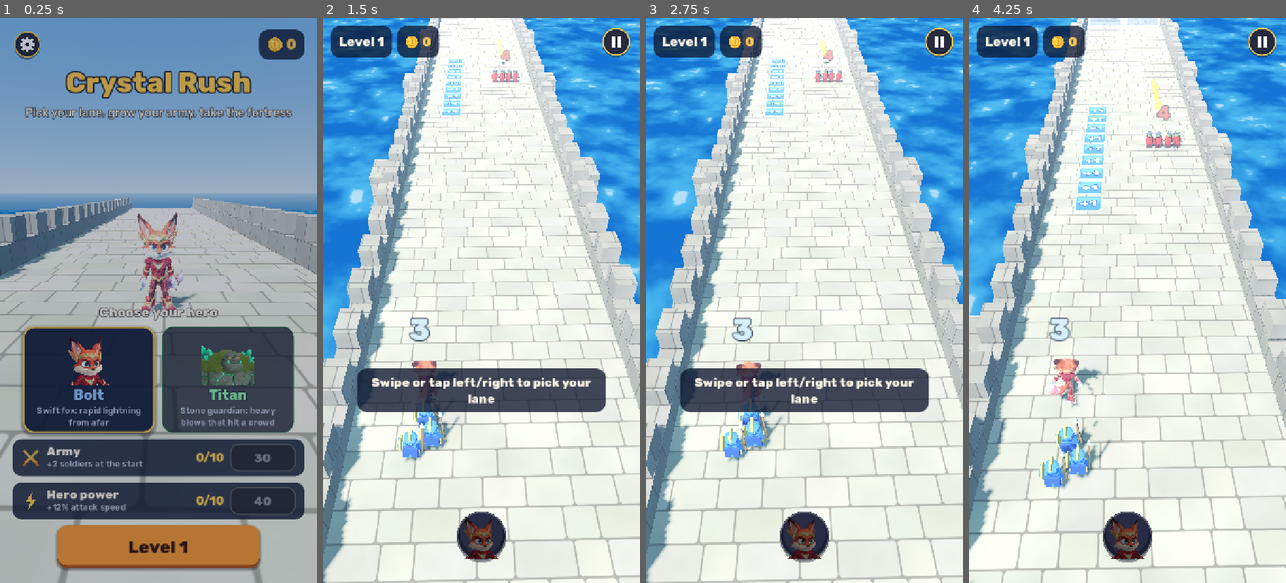
Above: before the commit, frames 1-4 (left to right).
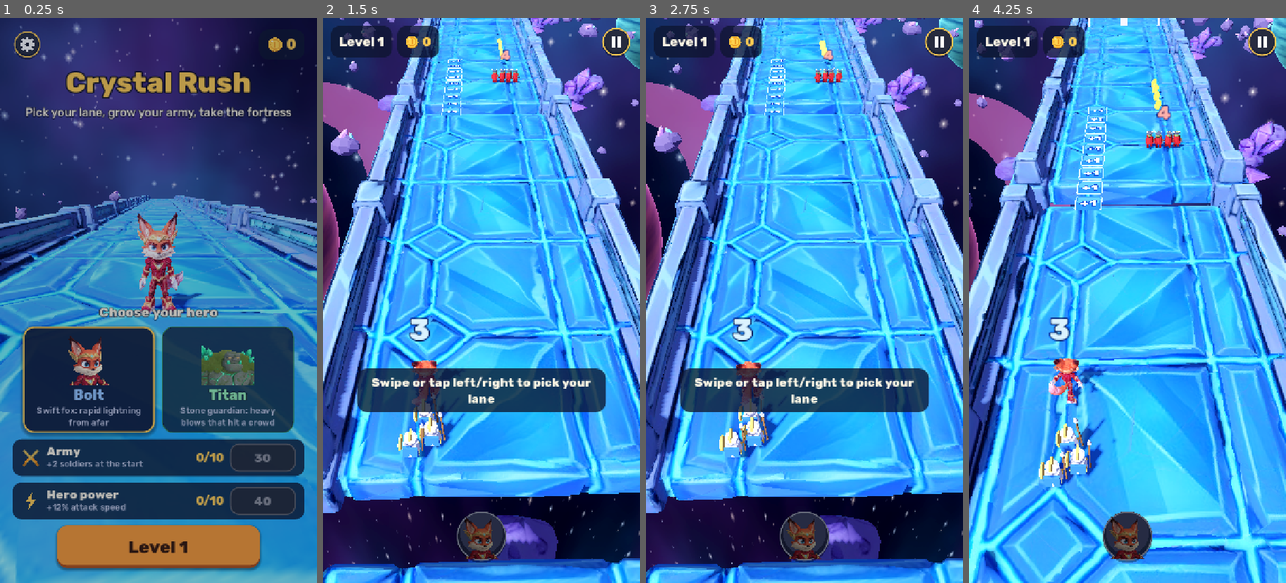
Above: after the commit, the same moments.

Repository: Rammbiz/ForgeMind
Game: Godot game, scene res://scenes/main.tscn
Same seed, same stepped clock (60 frames per second), same inputs: the game is played once before the commit and once after it.
Inputs (mouse positions are in pixels of both pictures, inside the frame that each line leads up to):
- Up to frame 1 (0.25 s): no input
- Up to frame 2 (1.5 s): click "Level 1" at 0.5 s; drag from (614, 40) to (513, 176) at 1.27 s
- Up to frame 3 (2.75 s): drag from (804, 537) to (788, 413) at 2.02 s
- Up to frame 4 (4.25 s): move the mouse to (1159, 176) at 2.77 s; hold Right (ui_right) 2.78-3.5 s; drag from (1111, 413) to (1032, 215) at 3.52 s

The runs differ from the first frame. In frame 1, 74% of the frame differs, in the area x 0-100%, y 0-100%; in frame 2, 96%; in frame 3, 96%; in frame 4, 97%.

Commit message:
Crystal Rush: worlds with sculpted road modules; space world from the user's model
- Worlds (scripts/core/worlds.gd): each world names its road module, sky,
  light and scenery; levels map to worlds in blocks of five.
- Track repeats the world's road module along the run (one MultiMesh), scaled
  so the walkway between the railings matches the lanes; the stone bridge over
  the sea stays only as a fallback for worlds without a module.
- Space world: the user's Meshy road segment, a baked starfield/nebula
  panorama (tools/gen_space_sky.py), shaded gas giants with a ring, tumbling
  asteroids with glowing crystal shards.
- tools/prepare_model.mjs and tools/import_model.sh for any Meshy model
  (simplify, named textures, VRAM compression).
- Army soldiers in white and gold so they read on any road.

Co-Authored-By: Claude Opus 5.5 <noreply@anthropic.com>
Claude-Session: https://claude.ai/code/session_01AzKNZocK1gfYo5b1Lpd2DR

Diff:
--- a/crystal-rush/scripts/core/models.gd
+++ b/crystal-rush/scripts/core/models.gd
@@ -56,12 +56,13 @@
 
 
 ## Crystal knight of the player's army (about 0.75 tall), shaped to read from above:
-## a blue helmet with a gold crest, a big round shield and an upright spear.
+## a white helmet with a gold crest, a blue cape, a big round shield and an upright spear.
 static func soldier_mesh() -> ArrayMesh:
 	return _cached("soldier", func():
 		var r := Node3D.new()
-		var blue := Mats.solid(BLUE)
-		var dark := Mats.solid(BLUE_DARK)
+		# White and gold armour reads against any road (the space road is blue).
+		var blue := Mats.solid(Color(0.93, 0.94, 0.98), 0.6, 0.2)
+		var dark := Mats.solid(BLUE)
 		var steel := Mats.solid(STEEL, 0.4, 0.6)
 		var gold := Mats.solid(GOLD, 0.4, 0.6)
 		for sgn in [-1.0, 1.0]:
--- /dev/null
+++ b/crystal-rush/scripts/core/worlds.gd
@@ -0,0 +1,31 @@
+class_name Worlds
+## The worlds a campaign travels through. Each has its own road (a sculpted module repeated
+## along the run), sky, light and scenery.
+##
+## "road_fit" describes the road module in its own file: it runs along X, the walkway between
+## the railings spans walk_min..walk_max in Z with its surface at `top`, and one module covers
+## x_min..x_min + length. `vscale` flattens the module so railings stay low.
+
+const LIST := {
+	"space": {
+		"name": "WORLD_SPACE",
+		"road": "res://assets/worlds/space/road.glb",
+		"road_fit": {"walk_min": -0.416, "walk_max": 0.189, "top": 0.08, "x_min": -0.92, "length": 1.87, "vscale": 0.55},
+		"sky": "res://assets/worlds/space/sky.png",
+		"sky_energy": 1.0,
+		"ambient": Color(0.5, 0.52, 0.75),
+		"ambient_energy": 0.7,
+		"sun": Color(0.92, 0.94, 1.0),
+		"sun_energy": 0.95,
+		"road_tint": Color(0.78, 0.8, 0.88),
+		"scenery": "space",
+	},
+}
+
+const ORDER: Array[String] = ["space"]
+const LEVELS_PER_WORLD := 5
+
+
+static func for_level(level: int) -> Dictionary:
+	var i := clampi((level - 1) / LEVELS_PER_WORLD, 0, ORDER.size() - 1)
+	return LIST[ORDER[i]]
--- a/crystal-rush/scripts/run/run.gd
+++ b/crystal-rush/scripts/run/run.gd
@@ -77,7 +77,7 @@
 	expected = float(gen["expected"])
 	track = Track.new()
 	add_child(track)
-	track.build(length, quality_high)
+	track.build(length, quality_high, Worlds.for_level(level))
 	effects = Effects.new()
 	effects.quality_high = quality_high
 	add_child(effects)
--- a/crystal-rush/scripts/run/track.gd
+++ b/crystal-rush/scripts/run/track.gd
@@ -1,6 +1,8 @@
 class_name Track
 extends Node3D
-## The long stone bridge over the sea that a run takes place on, with sky and light.
+## The road a run takes place on, with its sky, light and scenery. A world with a sculpted
+## road module (see Worlds) repeats it along the run; otherwise a stone bridge over the sea
+## is built procedurally.
 ## Distance along the run is `d`; the world position is z = -d (the run heads to -Z).
 
 const FLOOR_TEX := preload("res://assets/textures/stone_floor.png")
@@ -8,17 +10,216 @@
 const NOISE_TEX := preload("res://assets/textures/cloud_noise.png")
 const SEA_Y := -5.0
 const WALL_H := 0.55
+const BEHIND := 25.0            # road shown behind the start line
+const BEYOND := 30.0            # road shown past the finish
 
 var length := 100.0
+var world: Dictionary = {}
 var sun: DirectionalLight3D
-
-
-func build(p_length: float, quality_high: bool) -> void:
+var _spinners: MultiMeshInstance3D
+var _spin: Array[Dictionary] = []
+var _t := 0.0
+
+
+func build(p_length: float, quality_high: bool, p_world := {}) -> void:
 	length = p_length
-	_build_environment(quality_high)
-	_build_bridge()
-	_build_sea()
-
+	world = p_world
+	if world.has("road"):
+		_build_world_environment(quality_high)
+		_build_road()
+		match str(world.get("scenery", "")):
+			"space":
+				_build_space(quality_high)
+	else:
+		_build_environment(quality_high)
+		_build_bridge()
+		_build_sea()
+
+
+func _process(delta: float) -> void:
+	if _spinners == null:
+		return
+	_t += delta
+	for i in _spin.size():
+		var a: Dictionary = _spin[i]
+		var b := Basis(a["axis"], _t * float(a["speed"]) + float(a["phase"])).scaled(a["scale"])
+		var p: Vector3 = a["pos"]
+		_spinners.multimesh.set_instance_transform(i, Transform3D(b, p + Vector3(0, sin(_t * 0.5 + float(a["phase"])) * 0.4, 0)))
+
+
+# ------------------------------------------------------------------ sculpted worlds
+
+func _build_world_environment(quality_high: bool) -> void:
+	var env := Environment.new()
+	var sky_mat := PanoramaSkyMaterial.new()
+	sky_mat.panorama = load(str(world["sky"]))
+	sky_mat.energy_multiplier = float(world.get("sky_energy", 1.0))
+	var sky := Sky.new()
+	sky.sky_material = sky_mat
+	env.background_mode = Environment.BG_SKY
+	env.sky = sky
+	env.ambient_light_source = Environment.AMBIENT_SOURCE_COLOR
+	env.ambient_light_color = world.get("ambient", Color(0.5, 0.5, 0.6))
+	env.ambient_light_energy = float(world.get("ambient_energy", 0.8))
+	env.tonemap_mode = Environment.TONE_MAPPER_FILMIC
+	env.tonemap_exposure = 1.0
+	env.glow_enabled = quality_high
+	env.glow_intensity = 0.7
+	env.glow_bloom = 0.08
+	var we := WorldEnvironment.new()
+	we.environment = env
+	add_child(we)
+	sun = DirectionalLight3D.new()
+	sun.rotation_degrees = Vector3(-50, -35, 0)
+	sun.light_energy = float(world.get("sun_energy", 1.0))
+	sun.light_color = world.get("sun", Color.WHITE)
+	sun.shadow_enabled = quality_high
+	sun.directional_shadow_mode = DirectionalLight3D.SHADOW_ORTHOGONAL
+	sun.directional_shadow_max_distance = 40.0
+	sun.shadow_bias = 0.05
+	add_child(sun)
+
+
+## Repeats the world's road module from behind the start to past the finish. The walkway is
+## scaled to the game's lane width and its surface put at y = 0.
+func _build_road() -> void:
+	var fit: Dictionary = world["road_fit"]
+	var scene := load(str(world["road"])) as PackedScene
+	var inst := scene.instantiate() as Node3D
+	var mi := inst.find_children("*", "MeshInstance3D", true, false)[0] as MeshInstance3D
+	var mesh := mi.mesh
+	var local := _relative_xf(inst, mi)
+	var mat := mi.get_active_material(0)
+	inst.free()
+	var walk := float(fit["walk_max"]) - float(fit["walk_min"])
+	var s := Balance.BRIDGE_HALF * 2.0 / walk
+	var sy := s * float(fit.get("vscale", 1.0))
+	var seg := float(fit["length"]) * s * 0.995
+	var count := ceili((length + BEHIND + BEYOND) / seg) + 1
+	var basis := Basis(Vector3(0, 0, -s), Vector3(0, sy, 0), Vector3(s, 0, 0))
+	var centre := (float(fit["walk_min"]) + float(fit["walk_max"])) * 0.5
+	var mm := MultiMesh.new()
+	mm.transform_format = MultiMesh.TRANSFORM_3D
+	mm.mesh = mesh
+	mm.instance_count = count
+	for i in count:
+		var z0 := BEHIND - i * seg
+		var origin := Vector3(-centre * s, -float(fit["top"]) * sy, z0 + s * float(fit["x_min"]))
+		mm.set_instance_transform(i, Transform3D(basis, origin) * local)
+	var road := MultiMeshInstance3D.new()
+	road.name = "Road"
+	road.multimesh = mm
+	if mat is StandardMaterial3D:
+		var m := (mat as StandardMaterial3D).duplicate() as StandardMaterial3D
+		m.metallic = 0.0
+		m.roughness = 0.75
+		m.metallic_specular = 0.3
+		m.albedo_color = world.get("road_tint", Color.WHITE)
+		road.material_override = m
+	add_child(road)
+
+
+static func _relative_xf(root: Node3D, n: Node3D) -> Transform3D:
+	var xf := Transform3D.IDENTITY
+	var cur: Node = n
+	while cur != null and cur != root:
+		if cur is Node3D:
+			xf = (cur as Node3D).transform * xf
+		cur = cur.get_parent()
+	return xf
+
+
+## Space: distant planets below and beside the road, and tumbling asteroids and crystals.
+func _build_space(quality_high: bool) -> void:
+	var rng := RandomNumberGenerator.new()
+	rng.seed = int(length) * 31 + 7
+	var planets := [
+		{"pos": Vector3(-70, -55, -length * 0.45), "r": 34.0, "a": Color(0.45, 0.2, 0.7), "b": Color(0.95, 0.45, 0.8), "ring": true},
+		{"pos": Vector3(85, -30, -length * 0.9 - 40), "r": 22.0, "a": Color(0.1, 0.35, 0.6), "b": Color(0.4, 0.9, 1.0), "ring": false},
+		{"pos": Vector3(60, -80, -length * 0.15), "r": 18.0, "a": Color(0.6, 0.3, 0.15), "b": Color(1.0, 0.75, 0.4), "ring": false},
+	]
+	for pl: Dictionary in planets:
+		_planet(pl)
+	# Tumbling asteroids and crystal shards along both sides.
+	var rock := Models.merge(_rock_shape())
+	var mm := MultiMesh.new()
+	mm.transform_format = MultiMesh.TRANSFORM_3D
+	mm.mesh = rock
+	var n := int((length + BEHIND + BEYOND) / (3.0 if quality_high else 5.0))
+	mm.instance_count = n
+	for i in n:
+		var side := -1.0 if i % 2 == 0 else 1.0
+		var pos := Vector3(side * rng.randf_range(Balance.BRIDGE_HALF + 3.0, Balance.BRIDGE_HALF + 22.0),
+			rng.randf_range(-9.0, 2.5), BEHIND - rng.randf_range(0.0, length + BEHIND + BEYOND))
+		var sc := rng.randf_range(0.5, 2.6)
+		_spin.append({"pos": pos, "axis": Vector3(rng.randf() - 0.5, rng.randf() - 0.5, rng.randf() - 0.5).normalized(),
+			"speed": rng.randf_range(0.1, 0.5), "phase": rng.randf() * TAU, "scale": Vector3(sc, sc * rng.randf_range(0.7, 1.2), sc)})
+	_spinners = MultiMeshInstance3D.new()
+	_spinners.multimesh = mm
+	_spinners.material_override = Models.vertex_material()
+	_spinners.cast_shadow = GeometryInstance3D.SHADOW_CASTING_SETTING_OFF
+	add_child(_spinners)
+	_process(0.0)
+
+
+func _rock_shape() -> Node3D:
+	var r := Node3D.new()
+	Mats.part(r, Mats.sphere(0.5, 0.8, 6, 4), Mats.solid(Color(0.42, 0.36, 0.55)), Vector3.ZERO, Vector3(0, 0, 15))
+	Mats.part(r, Mats.sphere(0.32, 0.5, 5, 3), Mats.solid(Color(0.35, 0.3, 0.48)), Vector3(0.3, 0.15, 0.1))
+	Mats.part(r, Mats.crystal(0.12, 0.6), Mats.glow(Color(0.75, 0.4, 1.0), 1.2), Vector3(-0.1, 0.45, 0.05), Vector3(0, 0, -20))
+	Mats.part(r, Mats.crystal(0.08, 0.4), Mats.glow(Color(0.4, 0.85, 1.0), 1.2), Vector3(0.15, 0.4, -0.1), Vector3(15, 0, 25))
+	return r
+
+
+func _planet(pl: Dictionary) -> void:
+	var mi := MeshInstance3D.new()
+	var sphere := SphereMesh.new()
+	sphere.radius = float(pl["r"])
+	sphere.height = float(pl["r"]) * 2.0
+	sphere.radial_segments = 48
+	sphere.rings = 24
+	mi.mesh = sphere
+	var sh := Shader.new()
+	sh.code = """
+shader_type spatial;
+render_mode unshaded, shadows_disabled;
+uniform vec4 col_a : source_color;
+uniform vec4 col_b : source_color;
+uniform sampler2D noise_tex : filter_linear_mipmap, repeat_enable;
+void fragment() {
+	// Banded gas giant lit from the upper left, with a soft atmosphere at the rim.
+	float bands = texture(noise_tex, vec2(UV.x * 2.0, UV.y * 6.0)).r;
+	vec3 c = mix(col_a.rgb, col_b.rgb, smoothstep(0.3, 0.75, bands * 0.6 + UV.y * 0.5));
+	float lit = clamp(dot(NORMAL, normalize(vec3(-0.5, 0.6, 0.6))) * 0.7 + 0.45, 0.15, 1.1);
+	float rim = pow(1.0 - clamp(dot(NORMAL, VIEW), 0.0, 1.0), 3.0);
+	ALBEDO = c * lit + col_b.rgb * rim * 0.6;
+}
+"""
+	var mat := ShaderMaterial.new()
+	mat.shader = sh
+	mat.set_shader_parameter("col_a", pl["a"])
+	mat.set_shader_parameter("col_b", pl["b"])
+	mat.set_shader_parameter("noise_tex", NOISE_TEX)
+	mi.material_override = mat
+	mi.cast_shadow = GeometryInstance3D.SHADOW_CASTING_SETTING_OFF
+	mi.position = pl["pos"]
+	add_child(mi)
+	if pl["ring"]:
+		var ring := MeshInstance3D.new()
+		ring.mesh = Mats.torus(float(pl["r"]) * 1.35, float(pl["r"]) * 1.9, 48, 3)
+		var rm := StandardMaterial3D.new()
+		rm.shading_mode = BaseMaterial3D.SHADING_MODE_UNSHADED
+		rm.transparency = BaseMaterial3D.TRANSPARENCY_ALPHA
+		rm.albedo_color = Color((pl["b"] as Color).r, (pl["b"] as Color).g, (pl["b"] as Color).b, 0.45)
+		ring.material_override = rm
+		ring.scale = Vector3(1, 0.04, 1)
+		ring.rotation_degrees = Vector3(18, 0, 12)
+		ring.position = pl["pos"]
+		ring.cast_shadow = GeometryInstance3D.SHADOW_CASTING_SETTING_OFF
+		add_child(ring)
+
+
+# ------------------------------------------------------------------ stone bridge (fallback)
 
 func _build_environment(quality_high: bool) -> void:
 	var env := Environment.new()
--- a/crystal-rush/scripts/ui/menu.gd
+++ b/crystal-rush/scripts/ui/menu.gd
@@ -21,7 +21,7 @@
 func _ready() -> void:
 	var track := Track.new()
 	add_child(track)
-	track.build(40.0, Save.quality == "high")
+	track.build(40.0, Save.quality == "high", Worlds.for_level(Save.level))
 	_cam = Camera3D.new()
 	_cam.keep_aspect = Camera3D.KEEP_WIDTH
 	_cam.fov = 50.0
Binary file added: crystal-rush/assets/worlds/space/road.glb
Not shown, added: crystal-rush/assets/worlds/space/road.glb.import
Binary file added: crystal-rush/assets/worlds/space/road_albedo.jpg
Not shown, added: crystal-rush/assets/worlds/space/road_albedo.jpg.import
Binary file added: crystal-rush/assets/worlds/space/road_normal.jpg
Not shown, added: crystal-rush/assets/worlds/space/road_normal.jpg.import
Binary file added: crystal-rush/assets/worlds/space/sky.png
Not shown, added: crystal-rush/assets/worlds/space/sky.png.import
Not shown, added: crystal-rush/scripts/core/worlds.gd.uid
Not shown, added: crystal-rush/tools/gen_space_sky.py
Not shown, added: crystal-rush/tools/import_model.sh
Not shown, added: crystal-rush/tools/prepare_model.mjs
